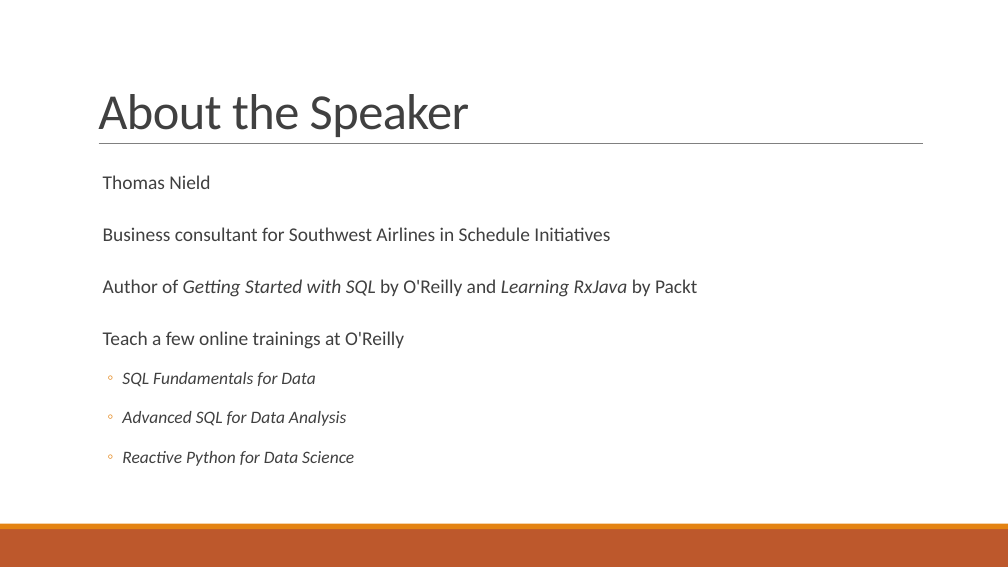
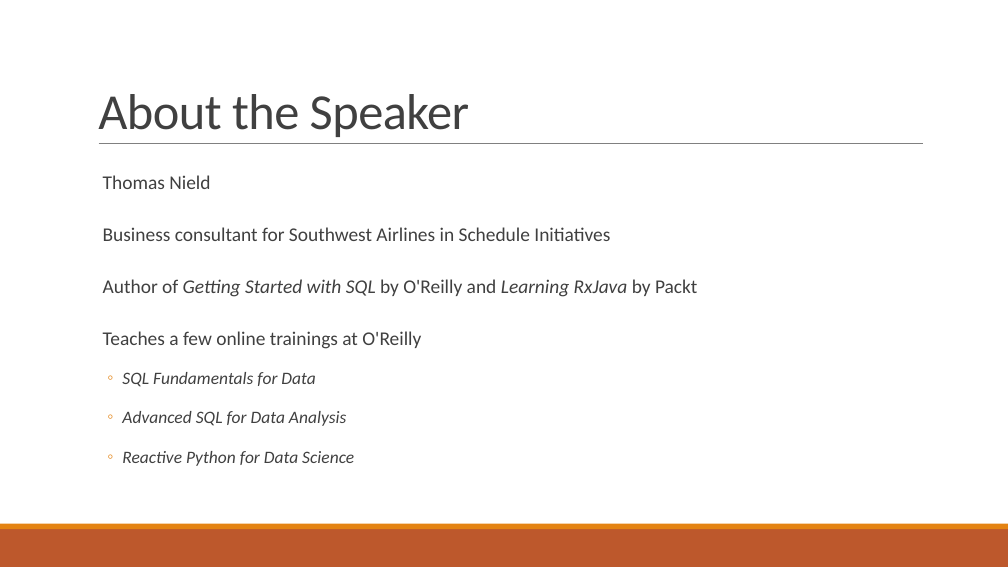
Before and after one commit to thomasnield/oreilly_intermediate_sql_for_data, a slide deck: slide 3 of oreilly_advanced_sql_for_data_analysis.pptx. Drawn at 1008x567 pixels with LibreOffice and Linux fonts; fonts in the diff are those of the drawing. Boxes give left, top, right and bottom in pixels: in the first picture for what was removed or moved away, otherwise in the second. Text is boxed around its words. In the diff, an @@ line names an element or a change of style, - is before the commit and + after.

```diff
--- a/oreilly_advanced_sql_for_data_analysis.pptx
+++ b/oreilly_advanced_sql_for_data_analysis.pptx
@@ text at [103,331,421,349]: text changed @@
-  Teach a few online trainings at O'Reilly
+  Teaches a few online trainings at O'Reilly
```
Also in this commit, not shown: 1 other slide changed.
